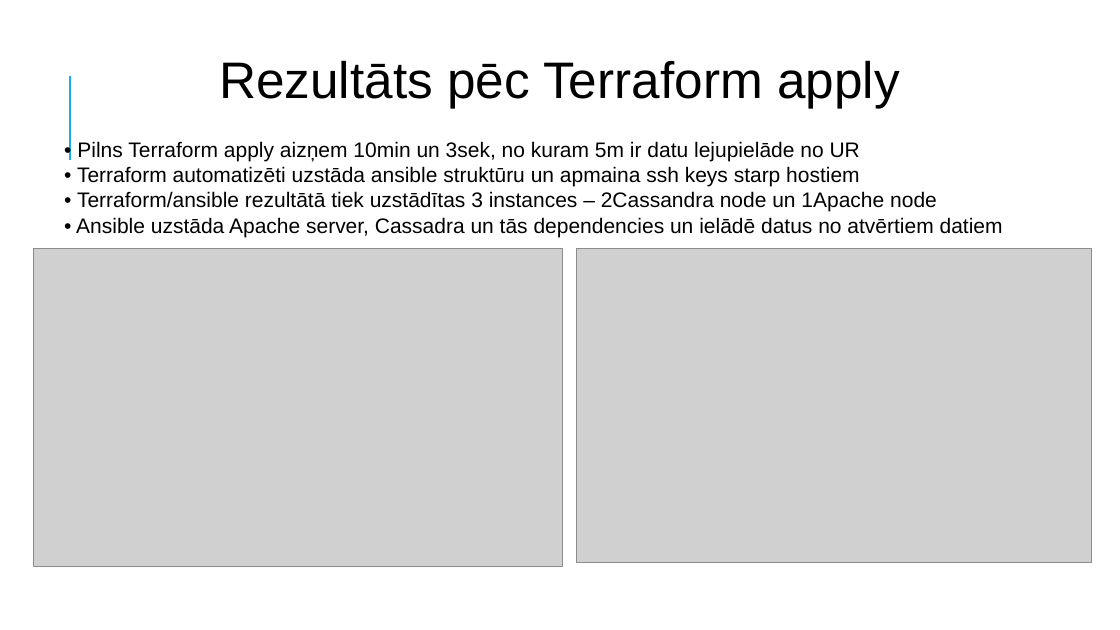
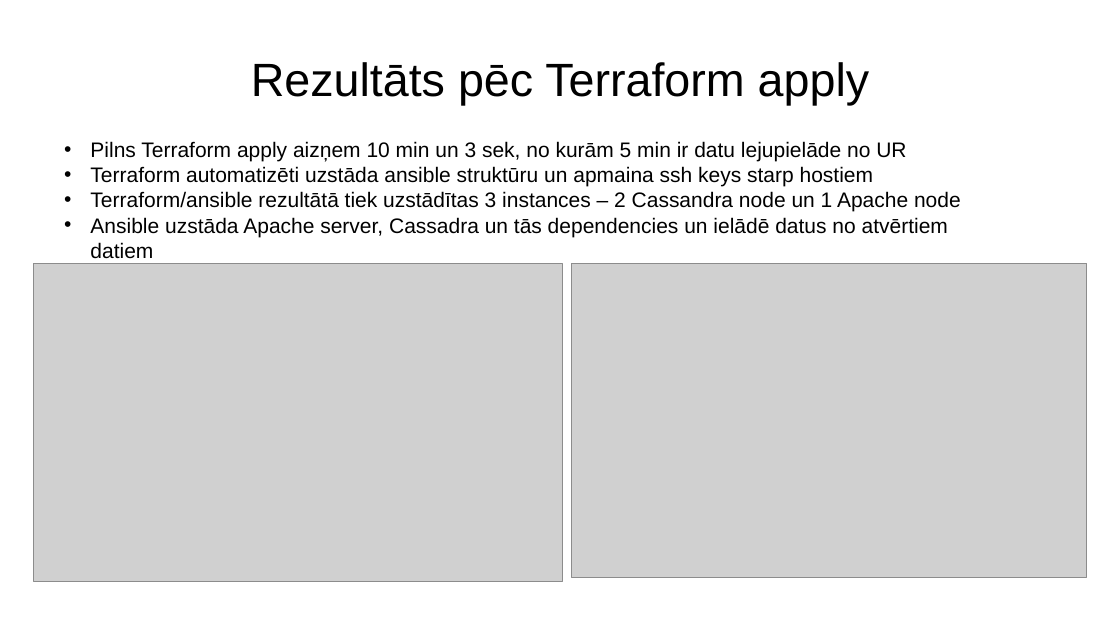
Before and after one commit to DitaGabalina/devops_db_group, a slide deck: slide 21 of docs/Slaidi.2022.07.04_v2.pptx. Drawn at 1120x630 pixels with LibreOffice and Linux fonts; fonts in the diff are those of the drawing; grey boxes stand for pictures. Boxes give left, top, right and bottom in pixels: in the first picture for what was removed or moved away, otherwise in the second. Text is boxed around its words. In the diff, an @@ line names an element or a change of style, - is before the commit and + after.

Commit message:
Slide formatting

```diff
--- a/docs/Slaidi.2022.07.04_v2.pptx
+++ b/docs/Slaidi.2022.07.04_v2.pptx
@@ title "Rezultāts pēc Terraform apply": place and size @@
-title "Rezultāts pēc Terraform apply" at (219,60,900,108)
+title "Rezultāts pēc Terraform apply" at (251,62,870,105)
@@ title "Rezultāts pēc Terraform apply" at (251,62,870,105): size 44 to 40 pt @@
@@ line removed from (70, 160) to (70, 76) @@
@@ text at (90,141,961,259): text changed @@
-• Pilns Terraform apply aizņem 10min un 3sek, no kuram 5m ir datu lejupielāde no UR
-• Terraform automatizēti uzstāda ansible struktūru un apmaina ssh keys starp hostiem
-• Terraform/ansible rezultātā tiek uzstādītas 3 instances – 2Cassandra node un 1Apache node
-• Ansible uzstāda Apache server, Cassadra un tās dependencies un ielādē datus no atvērtiem datiem
+• Pilns Terraform apply aizņem 10 min un 3 sek, no kurām 5 min ir datu lejupielāde no UR
+• Terraform automatizēti uzstāda ansible struktūru un apmaina ssh keys starp hostiem
+• Terraform/ansible rezultātā tiek uzstādītas 3 instances – 2 Cassandra node un 1 Apache node
+• Ansible uzstāda Apache server, Cassadra un tās dependencies un ielādē datus no atvērtiem datiem
@@ picture: place and size @@
-picture at (33,248,562,566)
+picture at (33,263,562,581)
@@ picture: place and size @@
-picture at (576,248,1091,562)
+picture at (572,263,1087,577)
```
Also in this commit, not shown: 16 other slides changed, 1 other file.
